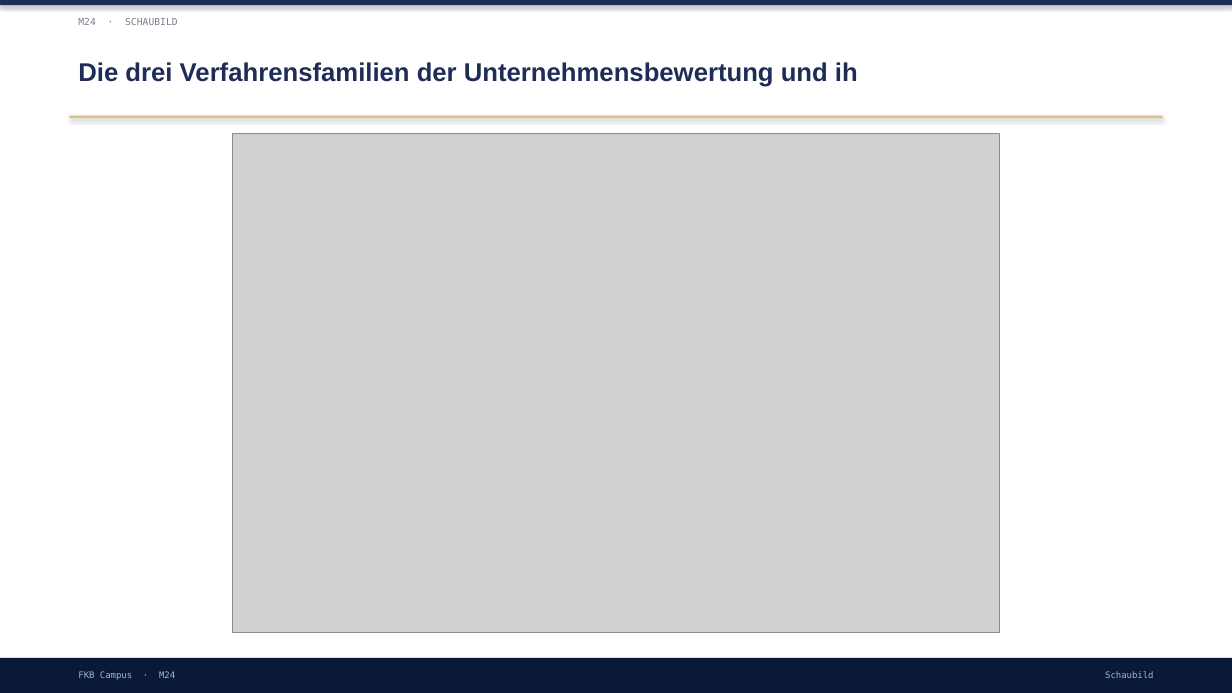
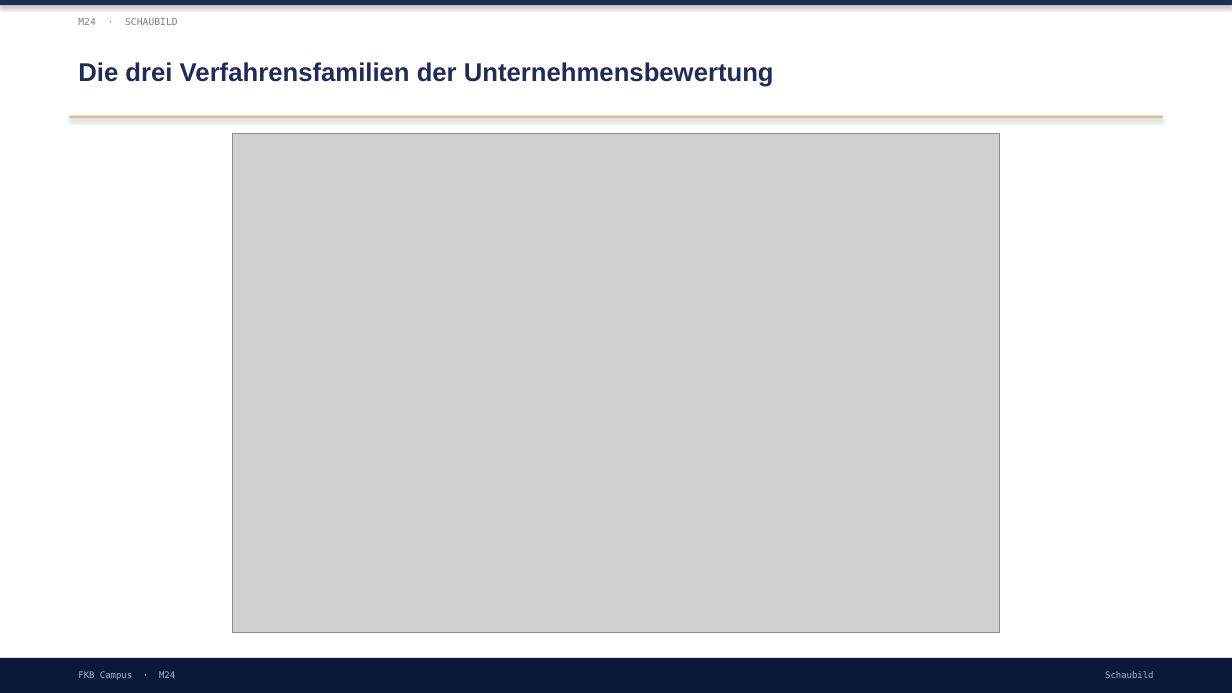
Before and after one commit to ck5rqc47pr-byte/firmenkundenakademie-online, a slide deck: slide 9 of protected-downloads/praesentation/M24.pptx (slide 6 before the commit). Drawn at 1232x693 pixels with LibreOffice and Linux fonts; fonts in the diff are those of the drawing; grey boxes stand for pictures. Boxes give left, top, right and bottom in pixels: in the first picture for what was removed or moved away, otherwise in the second. Text is boxed around its words. In the diff, an @@ line names an element or a change of style, - is before the commit and + after.

```diff
--- a/protected-downloads/praesentation/M24.pptx
+++ b/protected-downloads/praesentation/M24.pptx
@@ text at bbox=[78, 62, 774, 87]: text changed @@
-Die drei Verfahrensfamilien der Unternehmensbewertung und ih
+Die drei Verfahrensfamilien der Unternehmensbewertung
```
Also in this commit, not shown: 4 other slides changed, 11 slides added, 1 slide removed, 1 other file.
